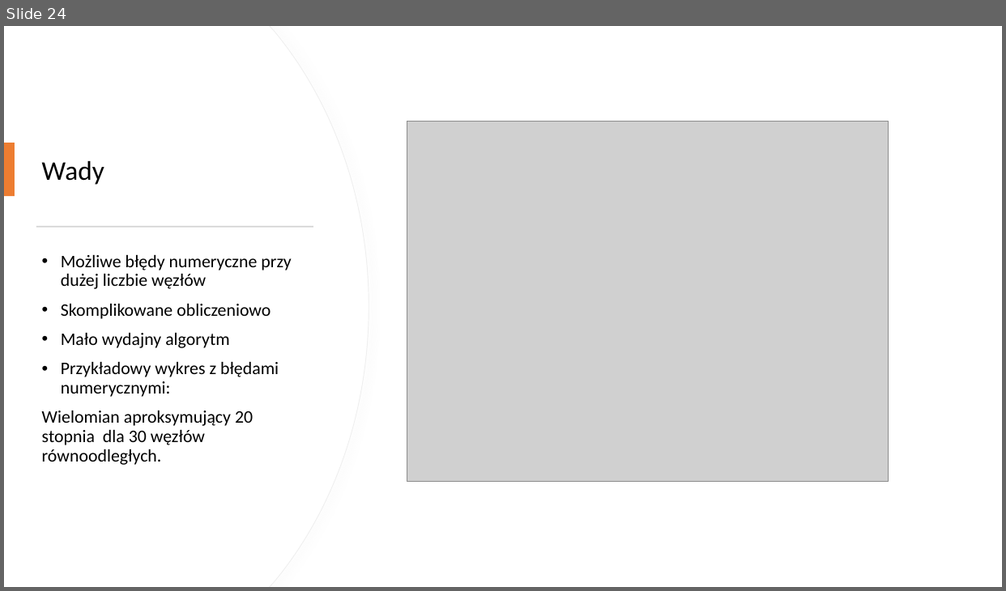
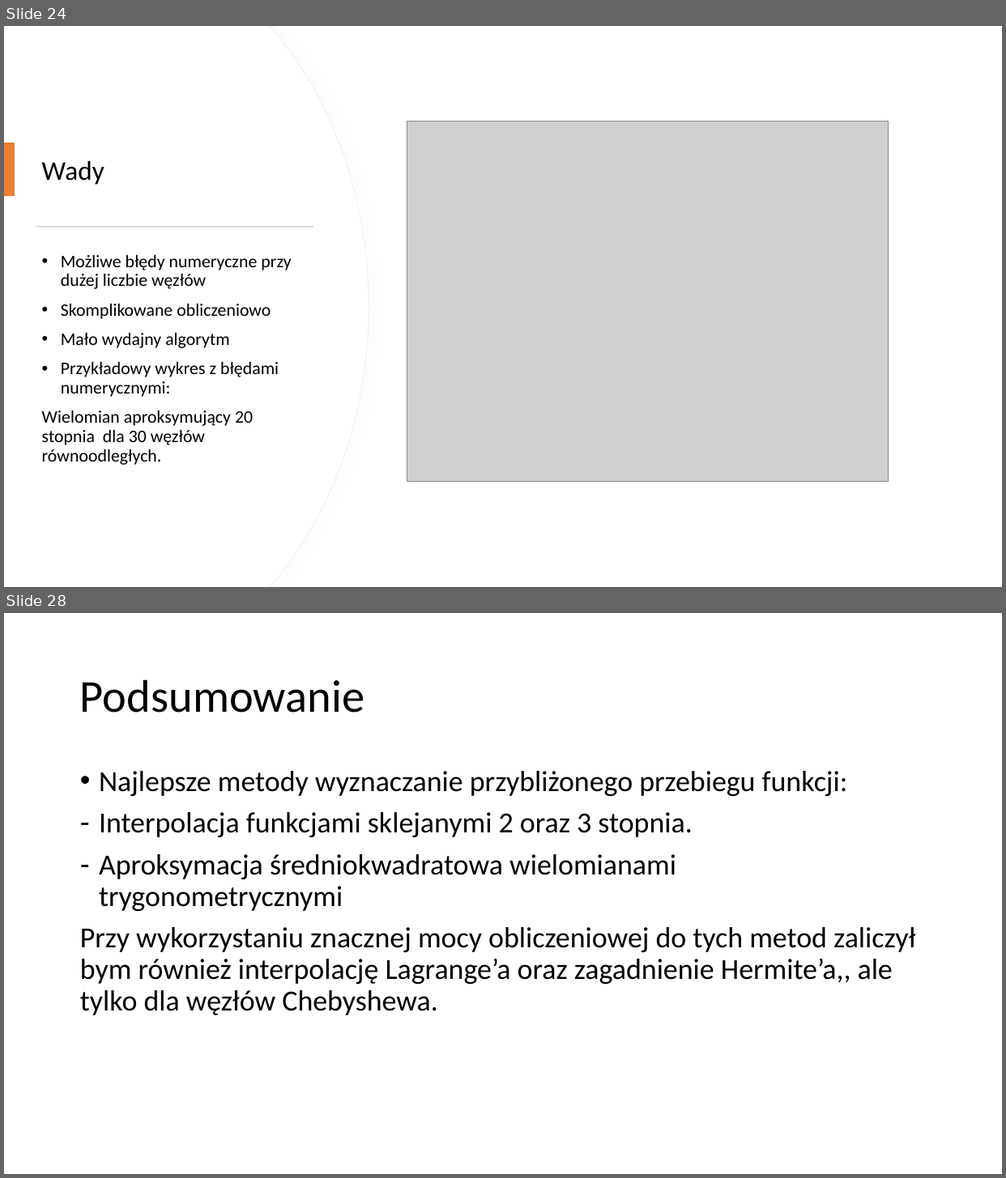
Before and after one commit to NiEkOKsU/Computation_Methods_for_Science_and_Technology, a slide deck: lab7/Aproksymacja - podsumowanie.pptx. Shown one above the other, each under a label of ours: slide 24 before the commit, slides 24 and 28 after it; the slides between them are not shown. The pictures are 1006x591 and 1006x1178 pixels, drawn with LibreOffice and Linux fonts; fonts in the diff are those of the drawing; grey boxes stand for pictures. Boxes give left, top, right and bottom in pixels: in the first picture for what was removed or moved away, otherwise in the second. Text is boxed around its words. In the diff, an @@ line names an element or a change of style, - is before the commit and + after.

```diff
--- a/lab7/Aproksymacja - podsumowanie.pptx
+++ b/lab7/Aproksymacja - podsumowanie.pptx
@@ slide 28 added at box(4, 613, 1002, 1174), background #FFFFFF @@
@@ title added at box(80, 679, 364, 713), 44 pt, text #000000 @@
+Podsumowanie
@@ text added at box(80, 771, 915, 1016), 28 pt, text #000000 @@
+• Najlepsze metody wyznaczanie przybliżonego przebiegu funkcji:
+– Interpolacja funkcjami sklejanymi 2 oraz 3 stopnia.
+– Aproksymacja średniokwadratowa wielomianami trygonometrycznymi
+Przy wykorzystaniu znacznej mocy obliczeniowej do tych metod zaliczył bym również interpolację Lagrange’a oraz zagadnienie Hermite’a,, ale tylko dla węzłów Chebyshewa.
```
Also in this commit, not shown: 3 slides changed, 4 other slides added, 17 other files.
